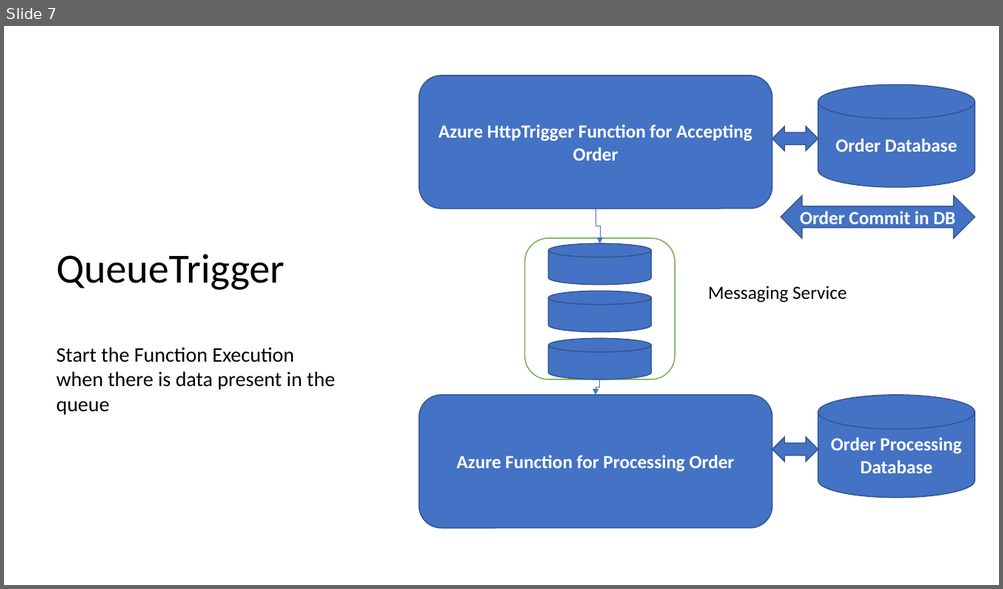
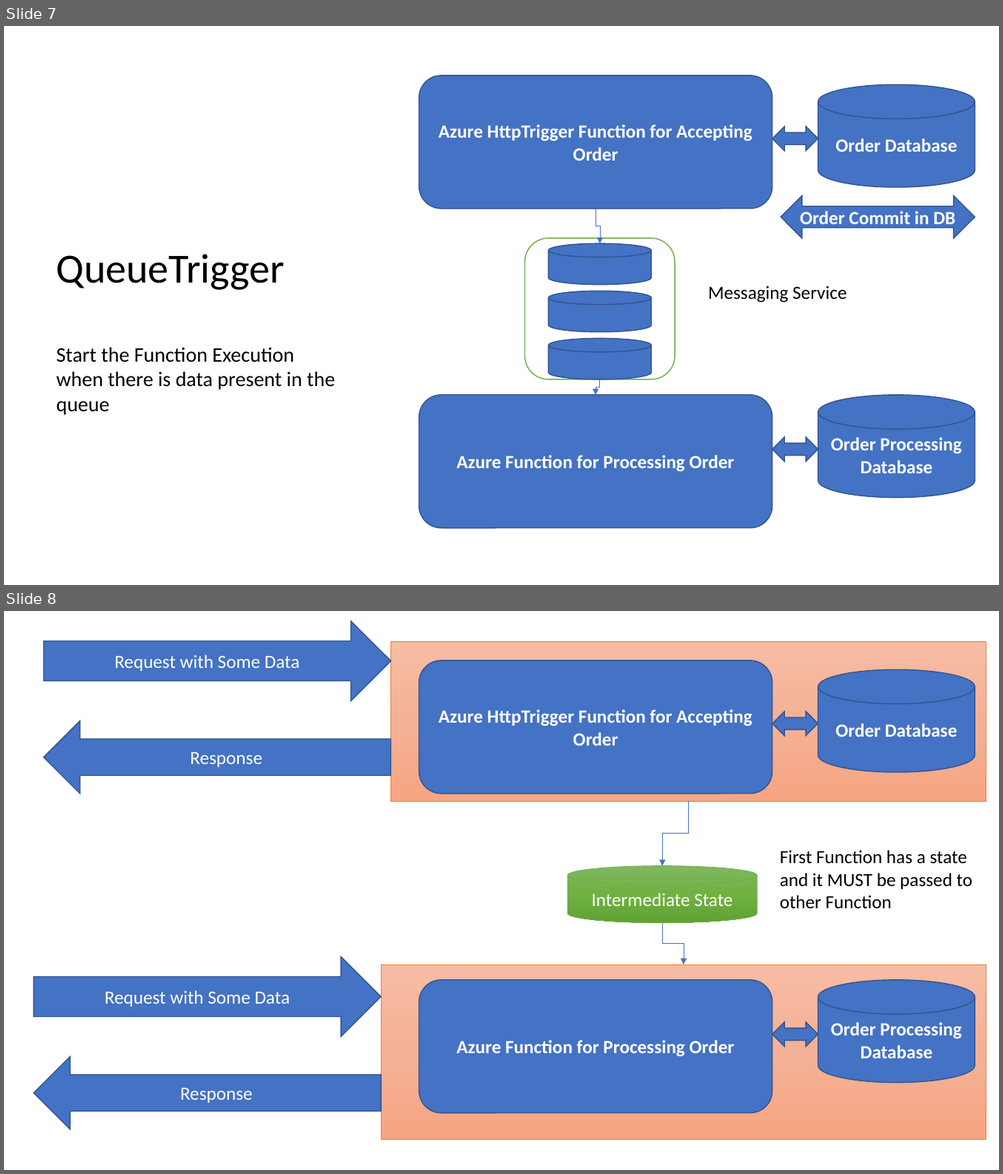
Before and after one commit to maheshsabnis/AzureFUnctionsWM, a slide deck: TRaining_Sreverless_IMages.pptx. Shown one above the other, each under a label of ours: slide 7 before the commit, slides 7 and 8 after it. The pictures are 1003x589 and 1003x1174 pixels, drawn with LibreOffice and Linux fonts; fonts in the diff are those of the drawing. Boxes give left, top, right and bottom in pixels: in the first picture for what was removed or moved away, otherwise in the second. Text is boxed around its words. In the diff, an @@ line names an element or a change of style, - is before the commit and + after.

```diff
--- a/TRaining_Sreverless_IMages.pptx
+++ b/TRaining_Sreverless_IMages.pptx
@@ slide 8 added at [4,611,999,1170], background #FFFFFF @@
@@ right arrow added at [43,621,390,701], fill #4472C4, outline #325491 1 pt, 18 pt, text #FFFFFF @@
+Request with Some Data
@@ rectangle added at [390,641,986,801], fill gradient #F7BDA5 to #F5B196 to #F8A582, outline #ED7D31 0.5 pt @@
@@ rounded rectangle added at [419,661,771,794], fill #4472C4, outline #325491 1 pt, 18 pt, text #FFFFFF, bold @@
+Azure HttpTrigger Function for Accepting Order
@@ cylinder added at [818,670,975,773], fill #4472C4, outline #325491 1 pt, 18 pt, text #FFFFFF, bold @@
+Order Database
@@ left arrow added at [43,721,390,793], fill #4472C4, outline #325491 1 pt, 18 pt, text #FFFFFF @@
+Response
@@ left right arrow added at [772,712,818,736], fill #4472C4, outline #325491 1 pt @@
@@ elbow arrow added from (688, 801) to (662, 866), #4472C4 0.5 pt @@
@@ text added at [780,850,972,909], 18 pt, text #000000 @@
+First Function has a state and it MUST be passed to other Function
@@ cylinder added at [567,866,757,923], fill gradient #81B861 to #6FB242 to #62A336, outline #70AD47 0.5 pt, 18 pt, text #FFFFFF @@
+Intermediate State
@@ elbow arrow added from (662, 923) to (684, 965), #4472C4 0.5 pt @@
@@ right arrow added at [34,957,381,1037], fill #4472C4, outline #325491 1 pt, 18 pt, text #FFFFFF @@
+Request with Some Data
@@ rectangle added at [381,965,986,1140], fill gradient #F7BDA5 to #F5B196 to #F8A582, outline #ED7D31 0.5 pt @@
@@ rounded rectangle added at [419,980,771,1114], fill #4472C4, outline #325491 1 pt, 18 pt, text #FFFFFF, bold @@
+Azure Function for Processing Order
@@ cylinder added at [818,980,975,1083], fill #4472C4, outline #325491 1 pt, 18 pt, text #FFFFFF, bold @@
+Order Processing Database
@@ left right arrow added at [772,1023,818,1048], fill #4472C4, outline #325491 1 pt @@
@@ left arrow added at [34,1057,381,1130], fill #4472C4, outline #325491 1 pt, 18 pt, text #FFFFFF @@
+Response
```
Also in this commit, not shown: 2 other slides added, 13 other files.
